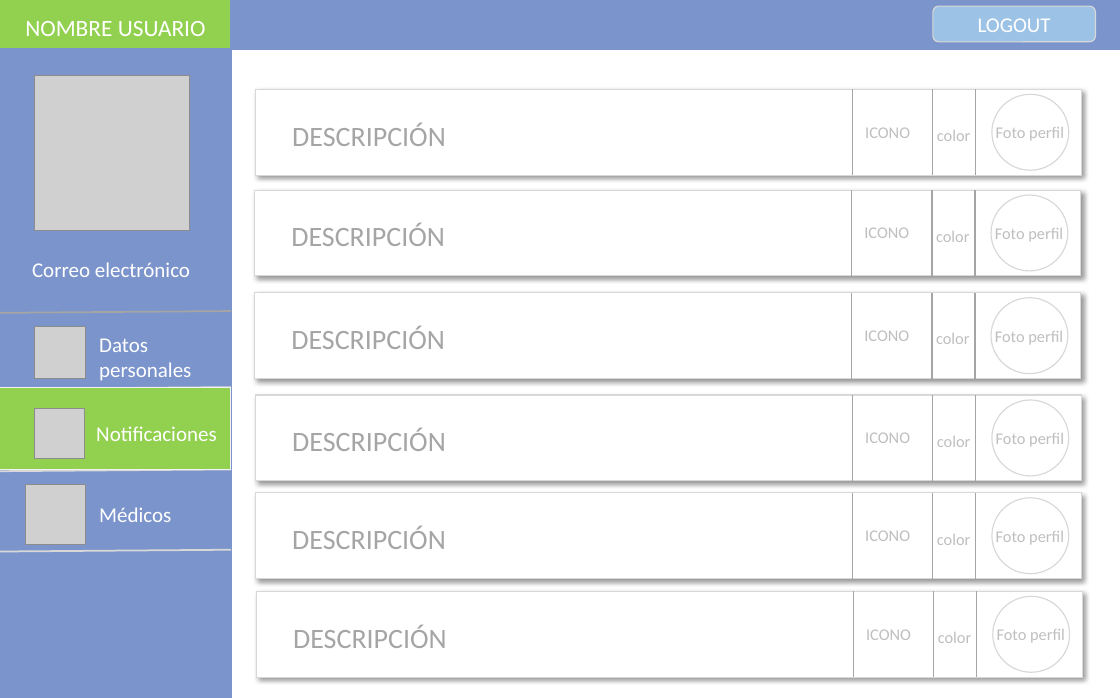
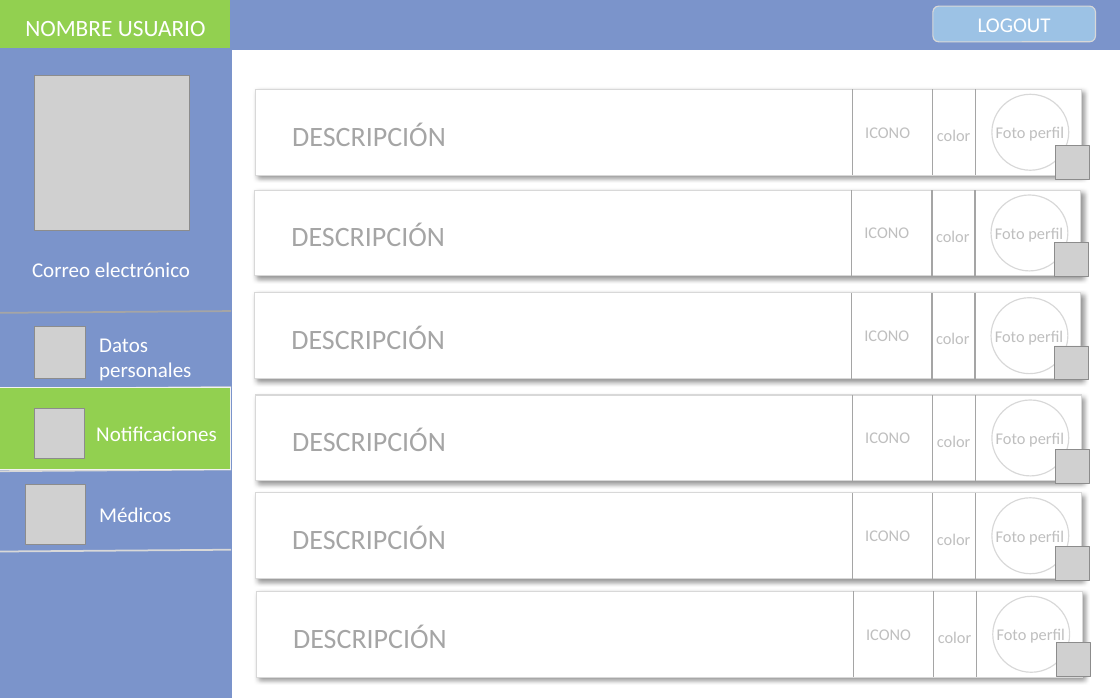
Before and after one commit to GabSaldana/TT_1, a slide deck: slide 8 of Interfaces/interfaces.pptx.pptx (slide 6 before the commit). Drawn at 1120x698 pixels with LibreOffice and Linux fonts; fonts in the diff are those of the drawing; grey boxes stand for pictures. Boxes give left, top, right and bottom in pixels: in the first picture for what was removed or moved away, otherwise in the second. Text is boxed around its words. In the diff, an @@ line names an element or a change of style, - is before the commit and + after.

```diff
--- a/Interfaces/interfaces.pptx.pptx
+++ b/Interfaces/interfaces.pptx.pptx
@@ picture added at (x1=1056, y1=146, x2=1090, y2=180) @@
@@ picture added at (x1=1055, y1=243, x2=1089, y2=276) @@
@@ picture added at (x1=1055, y1=346, x2=1089, y2=380) @@
@@ picture added at (x1=1056, y1=450, x2=1090, y2=483) @@
@@ picture added at (x1=1056, y1=546, x2=1090, y2=580) @@
@@ picture added at (x1=1057, y1=643, x2=1091, y2=676) @@
```
Also in this commit, not shown: 6 other slides changed, 8 slides added, 3 slides removed, 1 other file.
